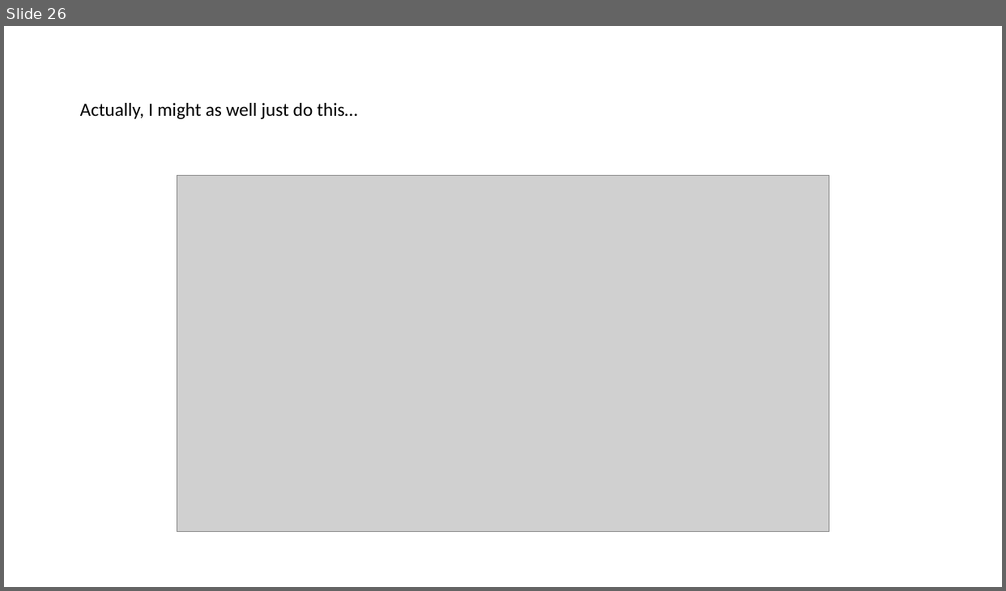
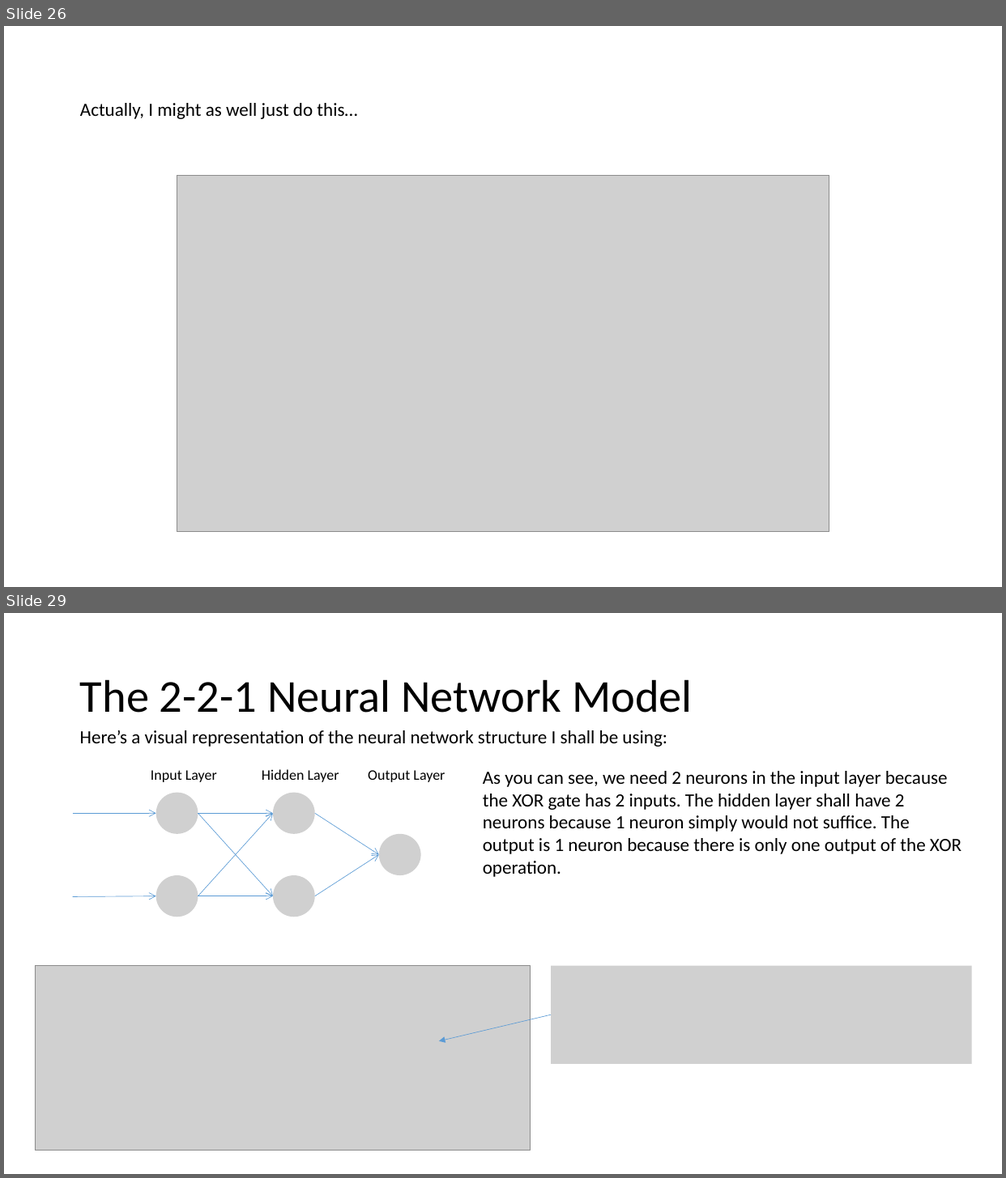
Before and after one commit to PixelZerg/NeuroOCR, a slide deck: NeuroOCR-DevelopmentDocumentation.pptx. Shown one above the other, each under a label of ours: slide 26 before the commit, slides 26 and 29 after it; the slides between them are not shown. The pictures are 1006x591 and 1006x1178 pixels, drawn with LibreOffice and Linux fonts; fonts in the diff are those of the drawing; grey boxes stand for pictures. Boxes give left, top, right and bottom in pixels: in the first picture for what was removed or moved away, otherwise in the second. Text is boxed around its words. In the diff, an @@ line names an element or a change of style, - is before the commit and + after.

```diff
--- a/NeuroOCR-DevelopmentDocumentation.pptx
+++ b/NeuroOCR-DevelopmentDocumentation.pptx
@@ slide 29 added at (4, 613, 1002, 1174), background #FFFFFF @@
@@ title added at (80, 679, 692, 713), 44 pt, text #000000 @@
+The 2-2-1 Neural Network Model
@@ text added at (80, 730, 667, 747), 18 pt, text #000000 @@
+Here’s a visual representation of the neural network structure I shall be using:
@@ group added at (73, 769, 445, 917): 8 arrows, 5 pictures, 3 texts @@
+Input Layer
+Hidden Layer
+Output Layer
@@ text added at (483, 771, 961, 877), 18 pt, text #000000 @@
+As you can see, we need 2 neurons in the input layer because the XOR gate has 2 inputs. The hidden layer shall have 2 neurons because 1 neuron simply would not suffice. The output is 1 neuron because there is only one output of the XOR operation.
@@ picture added at (36, 965, 530, 1151) @@
@@ picture added at (552, 965, 972, 1063) @@
@@ arrow added from (552, 1015) to (439, 1041), #5B9BD5 0.5 pt @@
```
Also in this commit, not shown: 1 slide changed, 8 other slides added, 10 other files.
